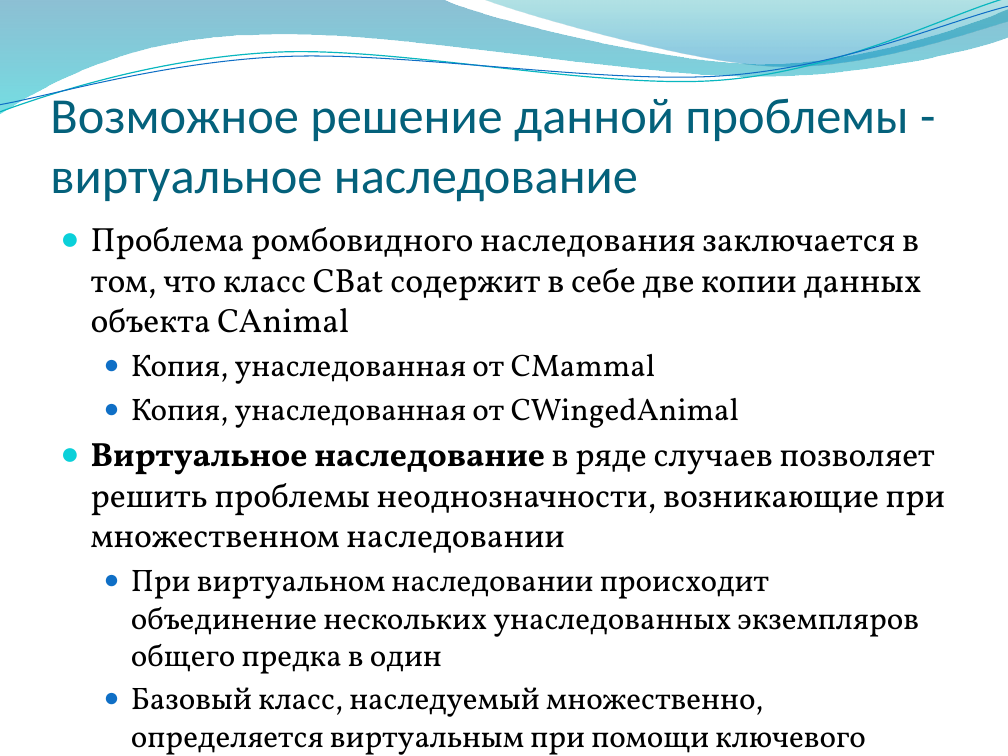
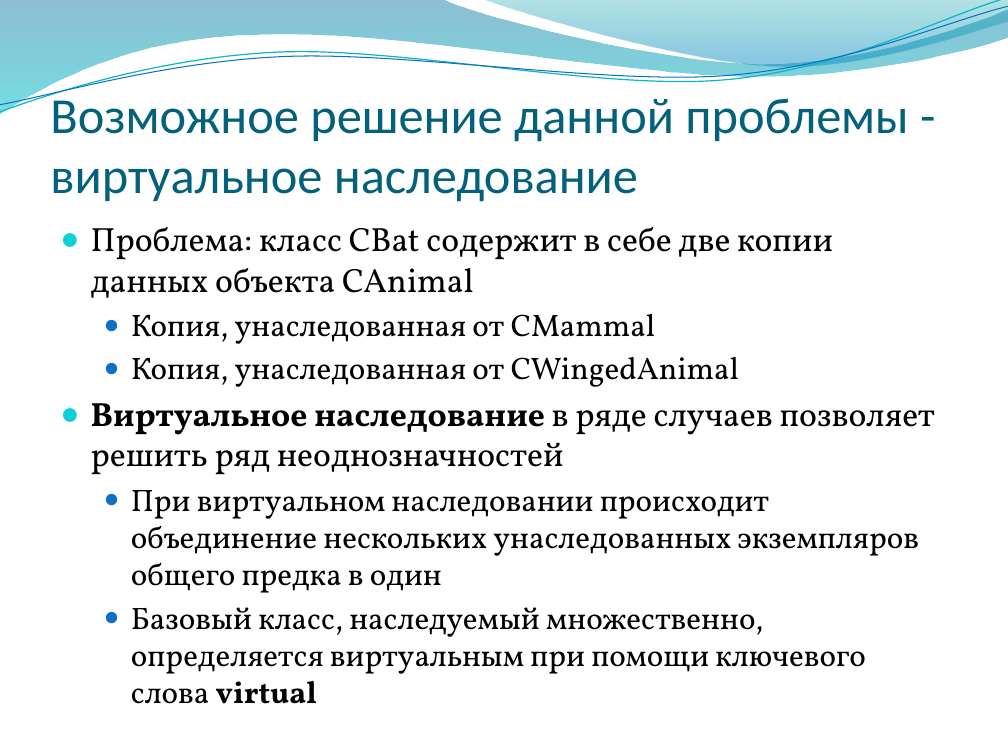
Before and after one commit to alexey-malov/oop, a slide deck: slide 73 of lectures/03/Композиция, наследование и полиморфизм.pptx. Drawn at 1008x756 pixels with LibreOffice and Linux fonts; fonts in the diff are those of the drawing; background and template pictures are left out. Boxes give left, top, right and bottom in pixels: in the first picture for what was removed or moved away, otherwise in the second. Text is boxed around its words. In the diff, an @@ line names an element or a change of style, - is before the commit and + after.

```diff
--- a/lectures/03/Композиция, наследование и полиморфизм.pptx
+++ b/lectures/03/Композиция, наследование и полиморфизм.pptx
@@ text at (x1=91, y1=227, x2=833, y2=298): text changed @@
-● Проблема ромбовидного наследования заключается в том, что класс CBat содержит в себе две копии данных объекта CAnimal
+● Проблема: класс CBat содержит в себе две копии данных объекта CAnimal
@@ text at (x1=91, y1=403, x2=935, y2=475): text changed @@
-● Виртуальное наследование в ряде случаев позволяет решить проблемы неоднозначности, возникающие при множественном наследовании
+● Виртуальное наследование в ряде случаев позволяет решить ряд неоднозначностей
```
Also in this commit, not shown: 7 other slides changed.
